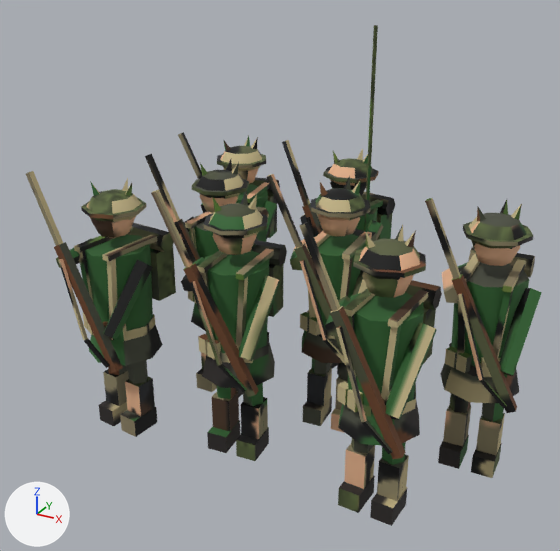
One commit to the glTF model game/assets/models/squad_dl6_green.glb: the scene before it, then after it.
One viewpoint serves both versions: a camera (50 mm lens) standing at (0.488, -0.963, 0.7) and looking at (-0.009, -0.058, 0.248). Every picture has the same lights, and +X, +Y and +Z are marked at lower left. The first picture is the older version. Vertices at exactly the same position are counted once.

The first picture shows 'squad_dl6_green'.
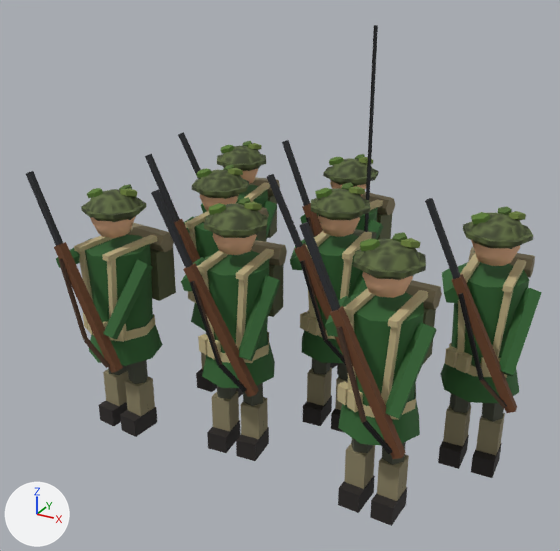
Boxes [x1, y1, x2, y2] around the edits, measured in the pictures (560 x 551 px):
part 1 of me_cone, built on: before [91, 135, 522, 248]; after [87, 141, 526, 251]
part 2 of me_cone, surface changed: [26, 25, 535, 513] in both

What the commit changed:
me_cone is used by ob_squad_dl6_green; location (0.0, 0.0, 0.0).
me_cone had 2660 vertices, 4080 faces and spanned x -0.298..0.348, y -0.261..0.229, z 0.0..0.589.
me_cone now has 2828 vertices, 4416 faces and spans x -0.298..0.348, y -0.261..0.229, z 0.0..0.589.
me_cone part 1: 120 vertices removed from x -0.241..0.304, y -0.184..0.173, z 0.357..0.389; 288 vertices added at x -0.249..0.311, y -0.188..0.177, z 0.365..0.378.
me_cone part 2: 3911 kept faces spanning x -0.298..0.348, y -0.261..0.229, z 0.0..0.589 get new texture (UV) coordinates.
